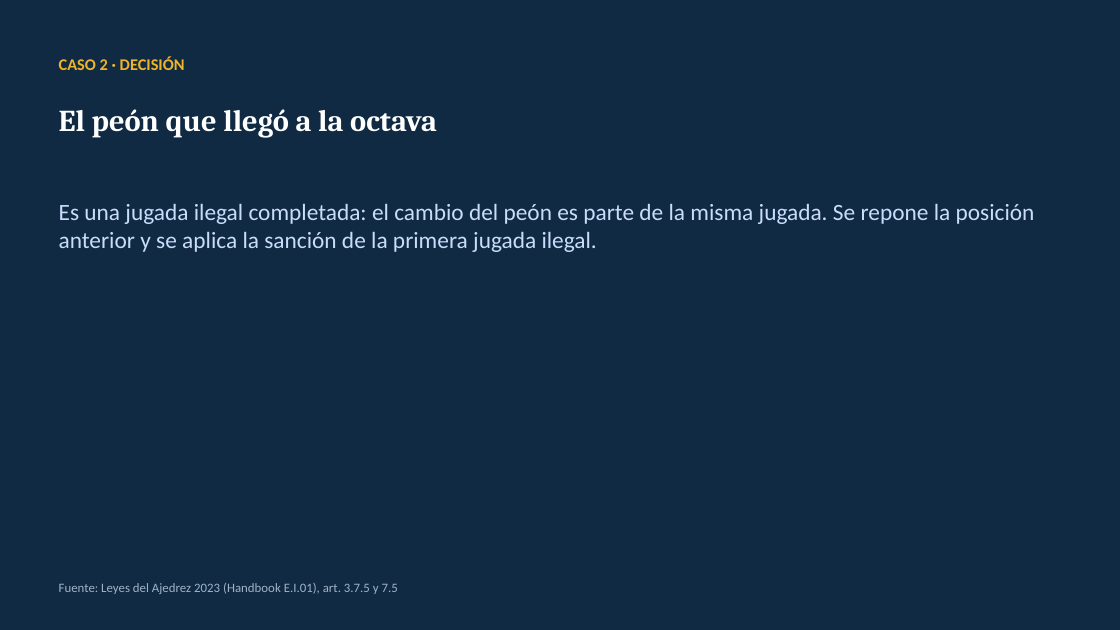
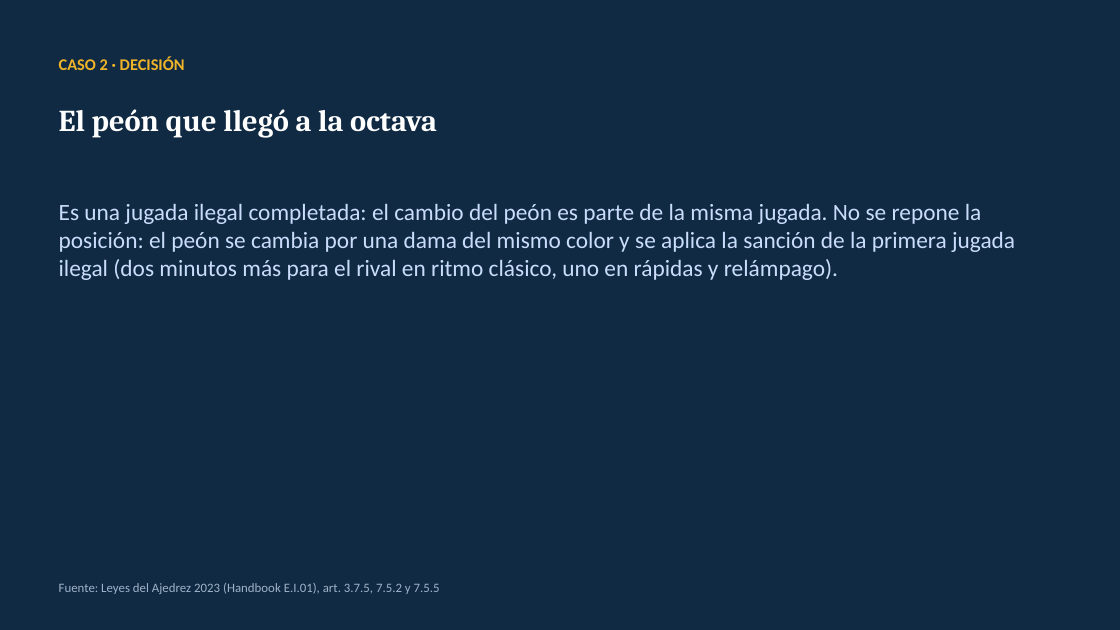
Before and after one commit to GMpupilo2026/Pagina-Completa, a slide deck: slide 13 of cursos/recursos/formacion-ajedrez/01-encuadre-y-reglas-basicas.pptx. Drawn at 1120x630 pixels with LibreOffice and Linux fonts; fonts in the diff are those of the drawing. Boxes give left, top, right and bottom in pixels: in the first picture for what was removed or moved away, otherwise in the second. Text is boxed around its words. In the diff, an @@ line names an element or a change of style, - is before the commit and + after.

```diff
--- a/cursos/recursos/formacion-ajedrez/01-encuadre-y-reglas-basicas.pptx
+++ b/cursos/recursos/formacion-ajedrez/01-encuadre-y-reglas-basicas.pptx
@@ text at bbox=[59, 204, 1015, 280]: text changed @@
-Es una jugada ilegal completada: el cambio del peón es parte de la misma jugada. Se repone la posición anterior y se aplica la sanción de la primera jugada ilegal.
+Es una jugada ilegal completada: el cambio del peón es parte de la misma jugada. No se repone la posición: el peón se cambia por una dama del mismo color y se aplica la sanción de la primera jugada ilegal (dos minutos más para el rival en ritmo clásico, uno en rápidas y relámpago).
@@ text at bbox=[59, 583, 440, 594]: text changed @@
-Fuente: Leyes del Ajedrez 2023 (Handbook E.I.01), art. 3.7.5 y 7.5
+Fuente: Leyes del Ajedrez 2023 (Handbook E.I.01), art. 3.7.5, 7.5.2 y 7.5.5
```
Also in this commit, not shown: 4 other files.
